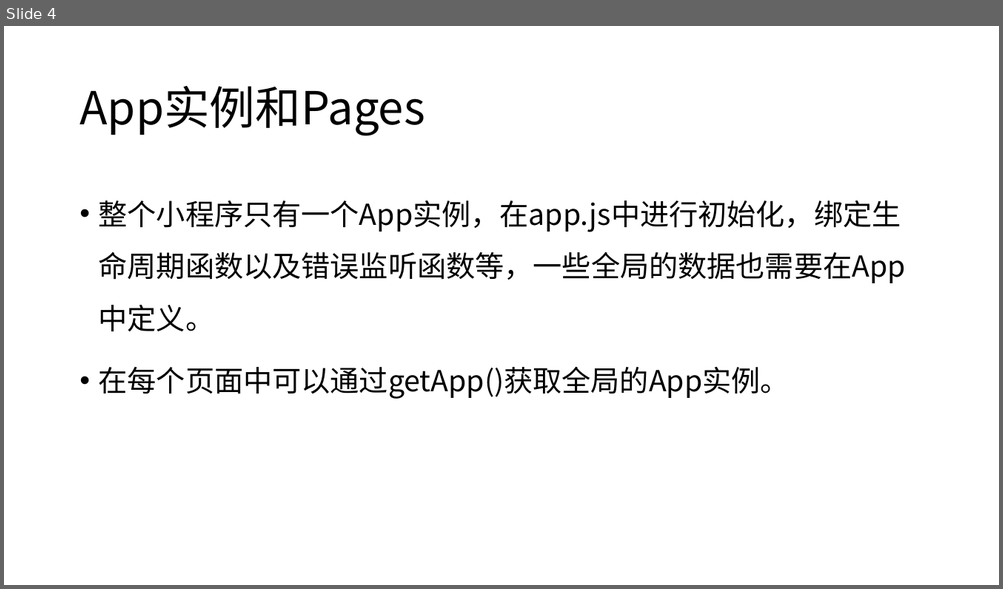
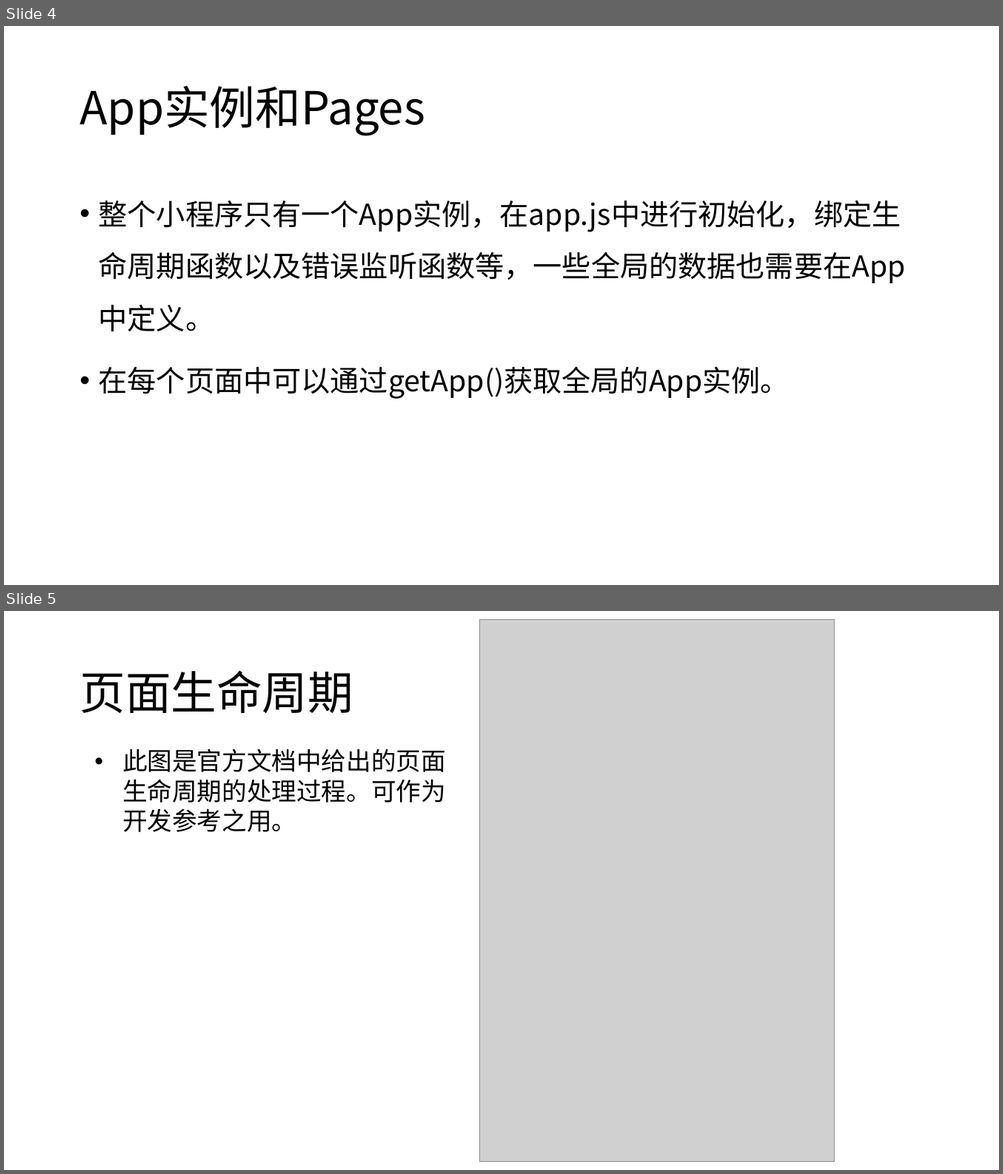
Before and after one commit to edu2act/course-wechat-and-miniprogram, a slide deck: materials/ch02/ch02_4-小程序运行机制.pptx. Shown one above the other, each under a label of ours: slide 4 before the commit, slides 4 and 5 after it. The pictures are 1003x589 and 1003x1174 pixels, drawn with LibreOffice and Linux fonts; fonts in the diff are those of the drawing; grey boxes stand for pictures. Boxes give left, top, right and bottom in pixels: in the first picture for what was removed or moved away, otherwise in the second. Text is boxed around its words. In the diff, an @@ line names an element or a change of style, - is before the commit and + after.

```diff
--- a/materials/ch02/ch02_4-小程序运行机制.pptx
+++ b/materials/ch02/ch02_4-小程序运行机制.pptx
@@ slide 5 added at (4,611,999,1170), background #FFFFFF @@
@@ picture added at (479,619,834,1162) @@
@@ title added at (79,670,353,713), 44 pt, text #000000 @@
+页面生命周期
@@ text added at (122,749,446,832), 24 pt, text #000000 @@
+• 此图是官方文档中给出的页面生命周期的处理过程。可作为开发参考之用。
```
Also in this commit, not shown: 8 other files.
